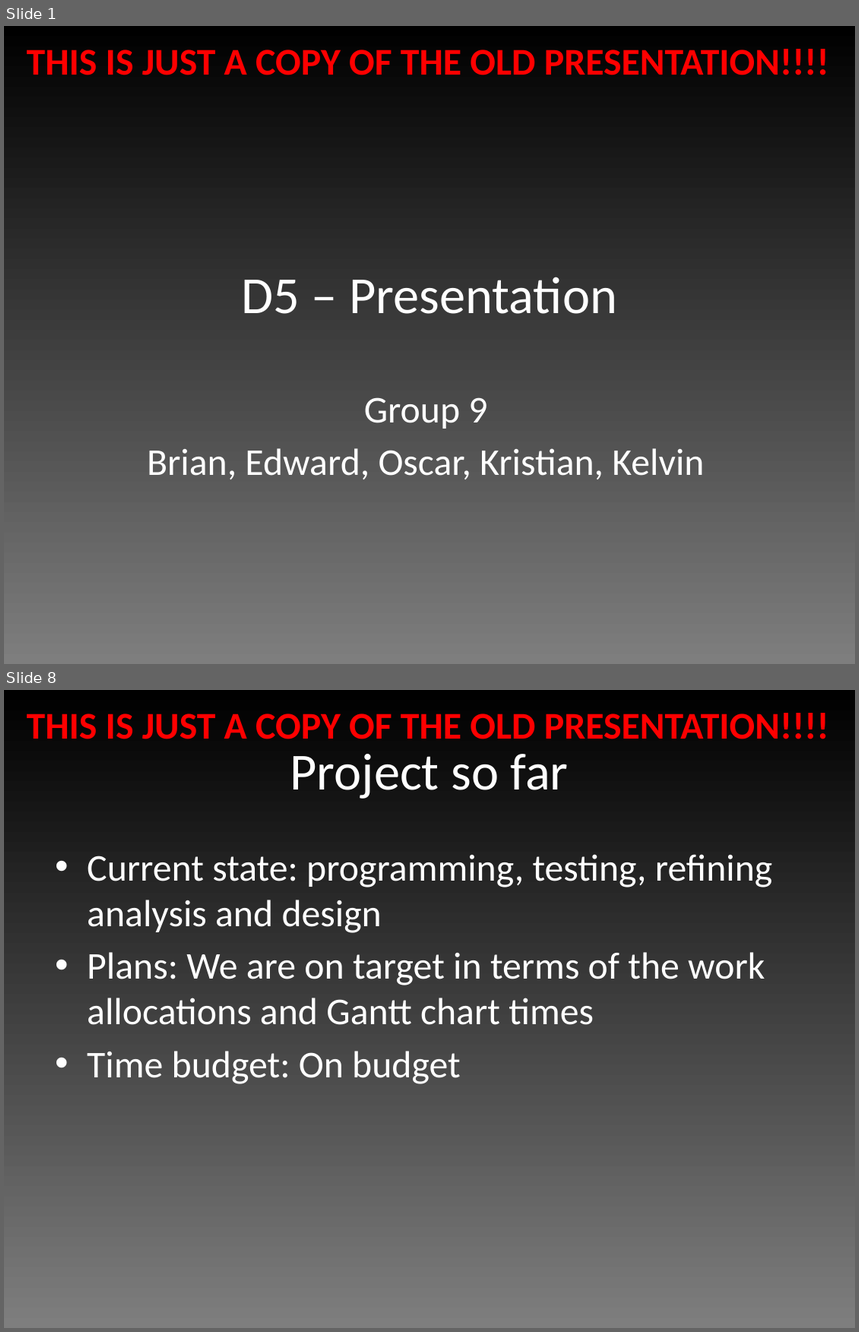
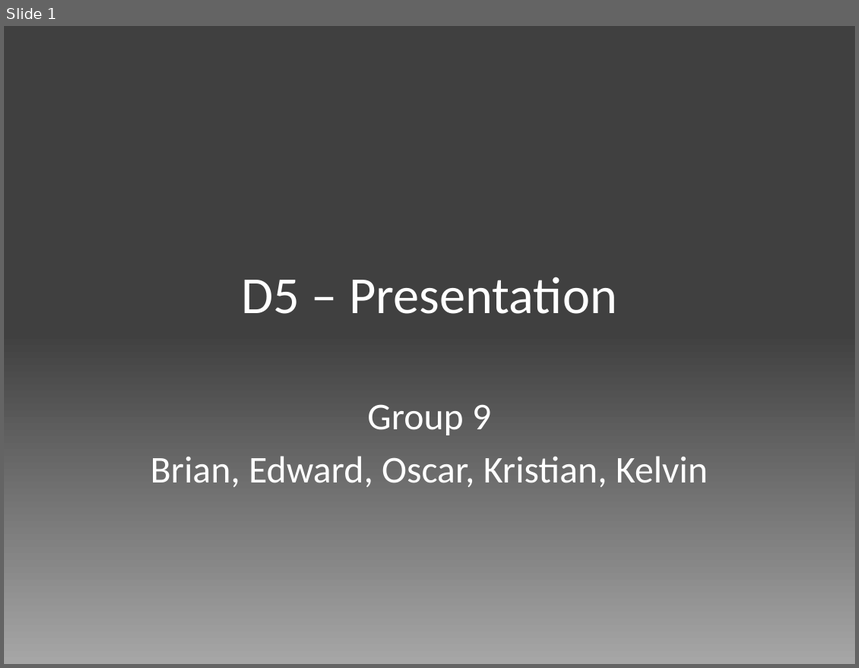
Before and after one commit to edderick/RunwayRedeclaration, a slide deck: doc/Final Presentation/Slides.pptx. Shown one above the other, each under a label of ours: slides 1 and 8 before the commit, slide 1 after it; the slides between them are not shown. The pictures are 859x1332 and 859x668 pixels, drawn with LibreOffice and Linux fonts; fonts in the diff are those of the drawing. Boxes give left, top, right and bottom in pixels: in the first picture for what was removed or moved away, otherwise in the second. Text is boxed around its words. In the diff, an @@ line names an element or a change of style, - is before the commit and + after.

```diff
--- a/doc/Final Presentation/Slides.pptx
+++ b/doc/Final Presentation/Slides.pptx
@@ slide 8 removed at (4,690,855,1328), background gradient #7F7F7F to #000000; not listed: 1 template element that a slide beside it also shows @@
@@ title removed at (291,754,569,799) @@
-Project so far
@@ text removed at (87,854,773,1084) @@
-• Current state: programming, testing, refining analysis and design
-• Plans: We are on target in terms of the work allocations and Gantt chart times
-• Time budget: On budget
@@ slide 1 changed as well @@
@@ background gradient #7F7F7F to #000000 to gradient #A6A6A6 to #404040 @@
@@ text removed at (27,49,829,75) @@
-THIS IS JUST A COPY OF THE OLD PRESENTATION!!!!
@@ subtitle "Group 9": place and size @@
-subtitle "Group 9" at (147,398,704,480)
+subtitle "Group 9" at (151,404,708,487)
```
Also in this commit, not shown: 1 other slide changed, 1 slide added, 8 other slides removed.
